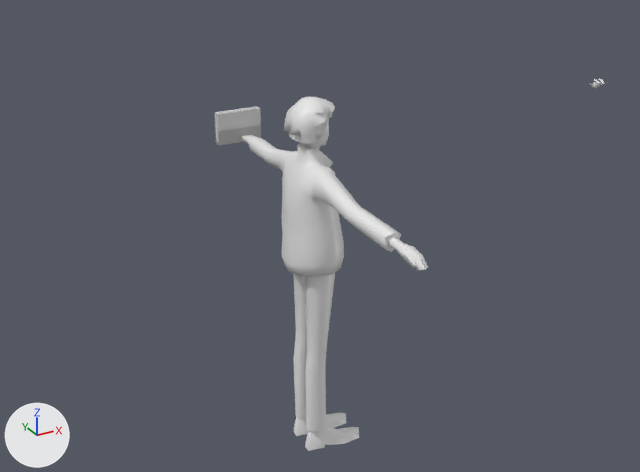
The FBX model Assets/Models/Characters/Rig_Nigel.fbx as it was, and as the next commit left it.
The view is the same before and after, from a 50 mm camera at (-3.0, -1.38, 2.84) aimed at (-0.66, 2.88, 0.72). Arrows for +X, +Y and +Z are at lower left; the lights stay in place. Where no turn or scale is listed for an object, it has been applied to the vertices. Vertices at the same position are counted once.

Objects in the first picture: 'Nigel', 'obj_Book_LeavesOfGrass'.
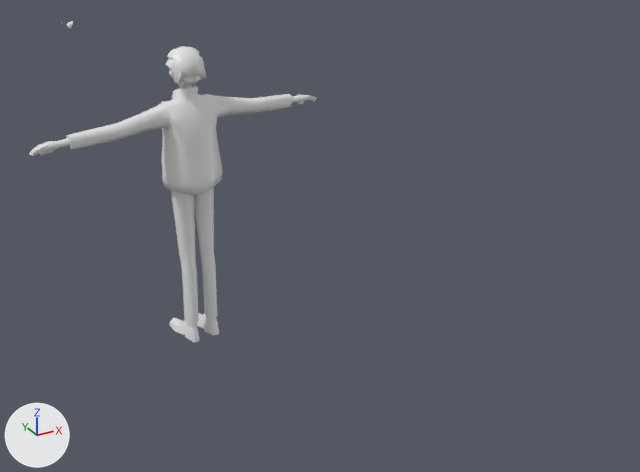
Where the newer file only moved an object's origin or applied its transform, the numbers keep the older frame.

Diff of the bpy script that builds the scene:
```diff
--- a/Assets/Models/Characters/Rig_Nigel.fbx.py
+++ b/Assets/Models/Characters/Rig_Nigel.fbx.py
@@ me_cube_071 @@
 # used by ob_nigel; location = (-1.178, 2.019, 0.0)
-me_cube_071.from_pydata(...)  # 726 vertices, 770 faces; spans x -0.14..0.24, y -0.93..0.92, z 0.0..1.83
-me_cube_071.materials.append(mat_hair)  # white #e7e7e7
+me_cube_071.from_pydata(...)  # 726 vertices, 780 faces; spans x -1.03..0.81, y 1.16..1.54, z 0.0..1.83
+# me_cube_071 part 1: the loose piece of 117 vertices spanning x -0.12..0.1, y -0.12..0.12, z 1.62..1.83 is turned 100.2 degrees about the z axis through its middle, then moved by (-0.1, 1.29, 0.0), in mat_nigel (white #e7e7e7)
+# me_cube_071 part 2: a new loose piece of 585 vertices spanning x -1.03..0.81, y 1.16..1.54, z 0.0..1.81
+# me_cube_071 part 3: the loose piece of 585 vertices spanning x -0.14..0.24, y -0.93..0.92, z 0.0..1.81 is deleted
 me_cube_071.materials.append(mat_nigel)
@@ ob_char_face_nigel @@
 ob_char_face_nigel = bpy.data.objects.new('char_Face_Nigel', me_plane_006)
-ob_char_face_nigel.location = (0.446, 1.95, 1.783)
-ob_char_face_nigel.rotation_euler = (1.571, 0.0, 1.529)  # degrees (90, 0, 88)
+ob_char_face_nigel.location = (-1.505, 4.93, 1.783)
+ob_char_face_nigel.rotation_euler = (1.571, 0.0, -3.005)  # degrees (90, 0, -172)
 ob_char_face_nigel.scale = (1.38, 1.38, 1.38)
@@ ob_obj_book_leavesofgrass @@
-ob_obj_book_leavesofgrass = bpy.data.objects.new('obj_Book_LeavesOfGrass', me_cube_035)
-ob_obj_book_leavesofgrass.location = (-1.165, 2.874, 1.384)
```

Location of each change, (x1, y1, x2, y2) in pixels of the pictures (640 x 472 px; the box of a moved part takes in the faces that stretch with it):
'Nigel', reshaped (55% wider, 17% shorter): before (242, 96, 428, 451); after (29, 46, 317, 342)
'obj_Book_LeavesOfGrass', deleted: before (214, 106, 261, 145)
'char_Face_Nigel', moved, turned: before (590, 79, 609, 89); after (67, 21, 73, 29)
part 1 of me_cube_071, moved or reshaped: before (284, 96, 335, 144); after (165, 46, 206, 85)
part 2 of me_cube_071, added: after (29, 81, 317, 342)
part 3 of me_cube_071, deleted: before (242, 121, 428, 451)
